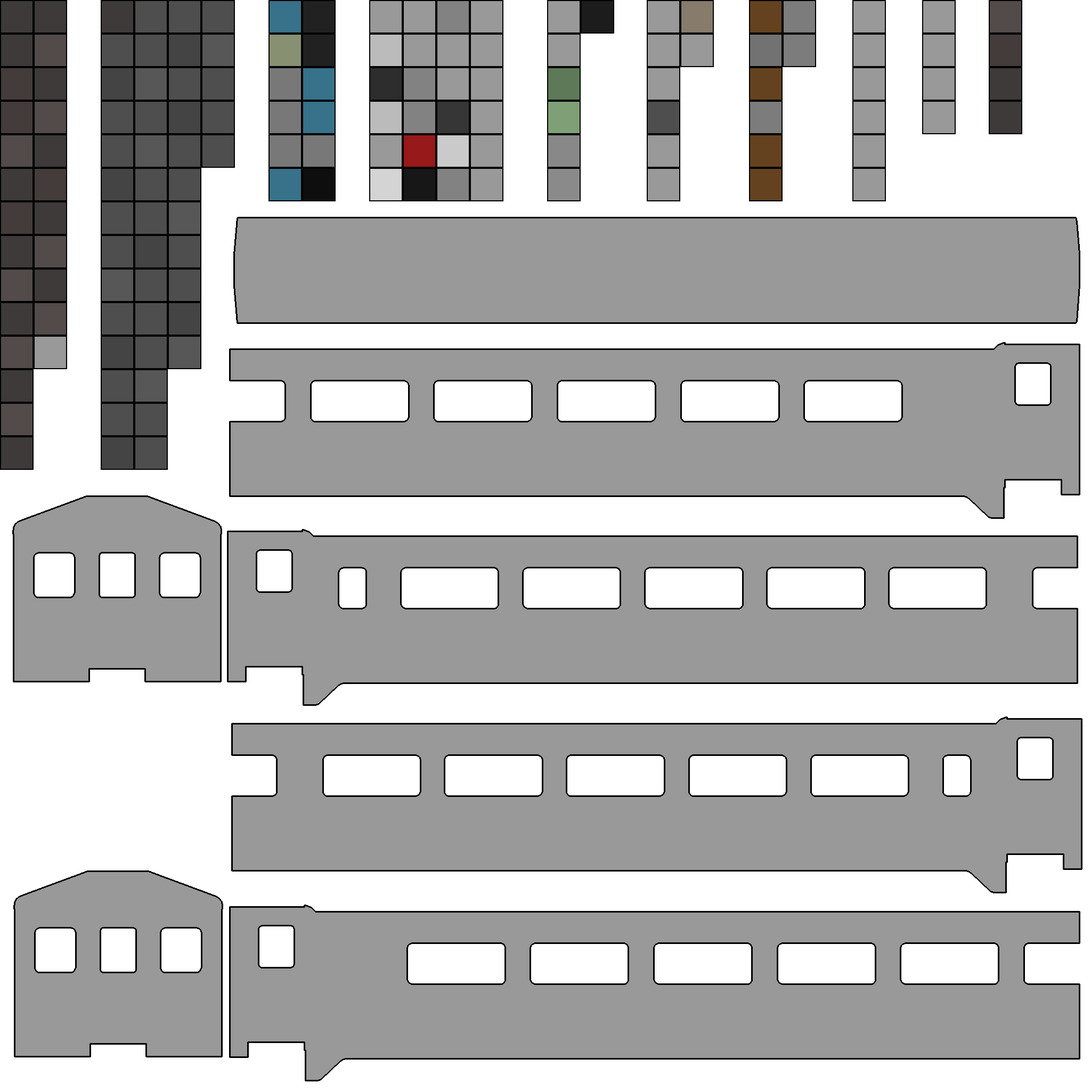
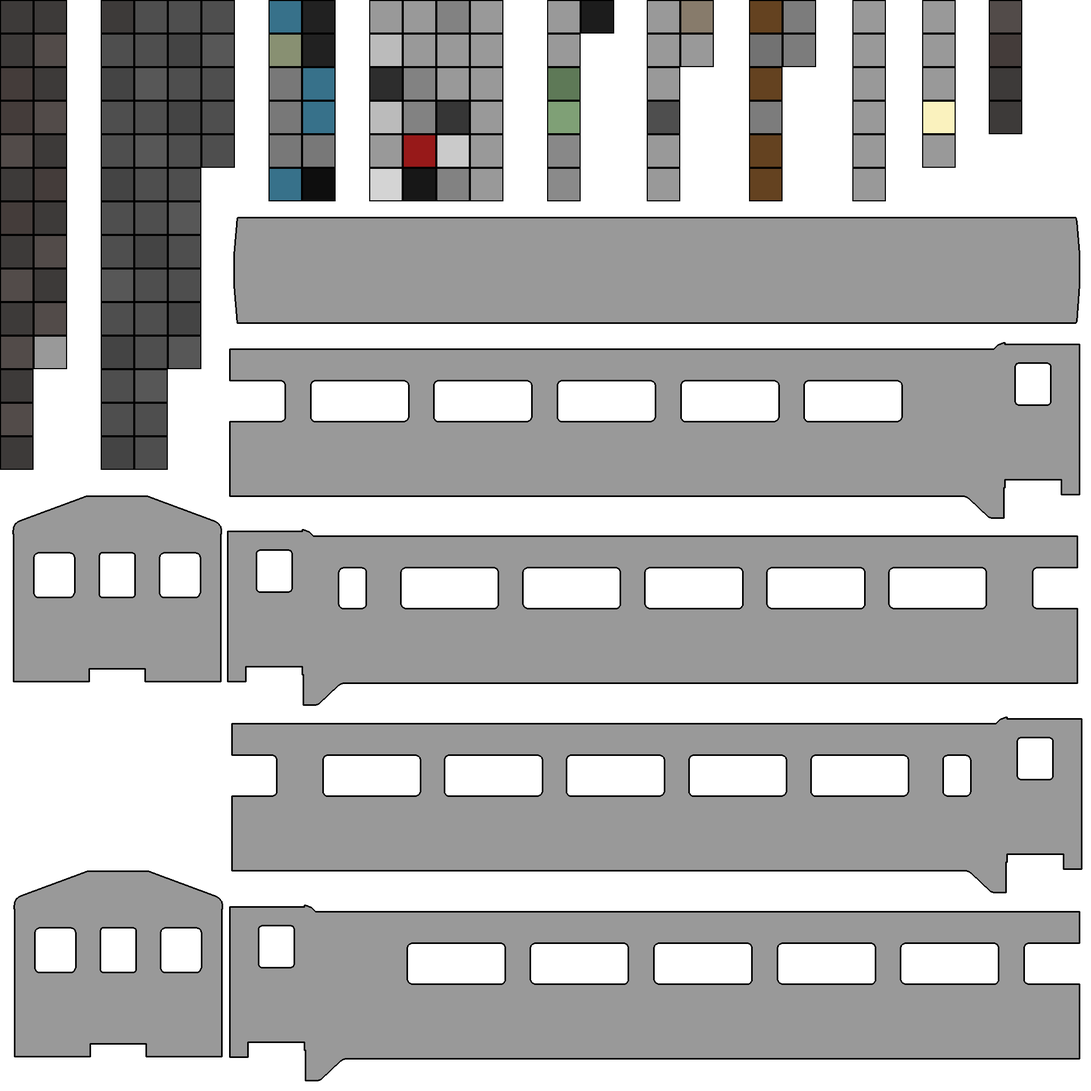
Before/after of a 1091 × 1091 layered artwork. What changed in the layer stack:
painted on "template3" over (x1=922, y1=101, x2=957, y2=168)
